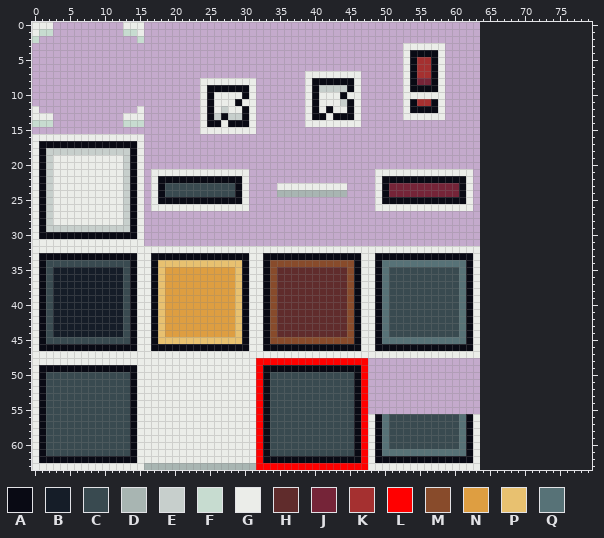
Two states of a pixel-art file, Assets/Sprites/UI.aseprite. The picture above was drawn from the file before the commit.
64x64 pixels, 1 frame. The old version is drawn lined up with the new one, on the new canvas.
Palette (. is transparent): A #090a14  B #151d28  C #394a50  D #a8b5b2  E #c7cfcc  F #c7dcd0  G #ebede9  H #602c2c  J #752438  K #a53030  L #ff0000  M #884b2b  N #de9e41  P #e8c170  Q #577277
Pixels before (only the part around the change), first column x 54:
26 GGGGGGGGG.................
27 ..........................
28 ..........................
29 ..........................
30 ..........................
31 ..........................
32 GGGGGGGGGG................
33 AAAAAAAAAG................
34 QQQQQQQQAG................
35 CCCCCCCQAG................
36 CCCCCCCQAG................
37 CCCCCCCQAG................
38 CCCCCCCQAG................
39 CCCCCCCQAG................
40 CCCCCCCQAG................
41 CCCCCCCQAG................
42 CCCCCCCQAG................
43 CCCCCCCQAG................
44 CCCCCCCQAG................
45 QQQQQQQQAG................
46 AAAAAAAAAG................
47 GGGGGGGGGG................
48 ..........................
49 ..........................
50 ..........................
51 ..........................
52 ..........................
53 ..........................
54 ..........................
55 ..........................
56 CCCCCCCQAG................
57 CCCCCCCQAG................
58 CCCCCCCQAG................
59 CCCCCCCQAG................
60 CCCCCCCQAG................
61 QQQQQQQQAG................
62 AAAAAAAAAG................
63 GGGGGGGGGG................
The same view after the edit:
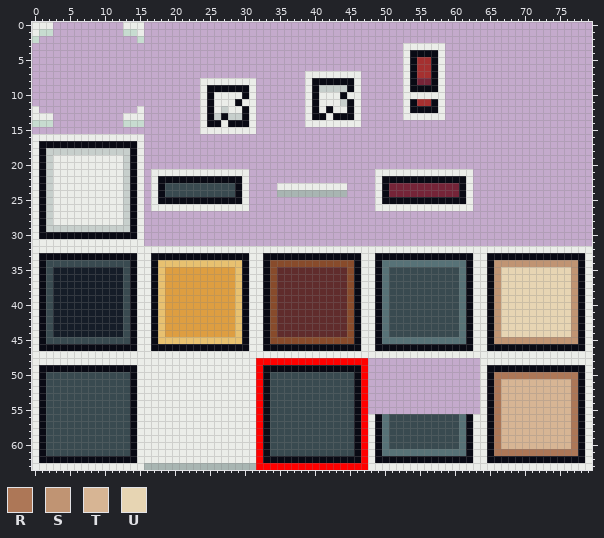
Colours new in this view: R #ad7757  S #c09473  T #d7b594  U #e7d5b3
Change:
canvas 64x64 -> 80x64
y 32: x 64..79 ................ -> GGGGGGGGGGGGGGGG
y 33: x 64..79 ................ -> GAAAAAAAAAAAAAAG
y 34: x 64..79 ................ -> GASSSSSSSSSSSSAG
y 35..44: x 64..79 ................ -> GASUUUUUUUUUUSAG
y 45: x 64..79 ................ -> GASSSSSSSSSSSSAG
y 46: x 64..79 ................ -> GAAAAAAAAAAAAAAG
y 47..48: x 64..79 ................ -> GGGGGGGGGGGGGGGG
y 49: x 64..79 ................ -> GAAAAAAAAAAAAAAG
y 50: x 64..79 ................ -> GARRRRRRRRRRRRAG
y 51..60: x 64..79 ................ -> GARTTTTTTTTTTRAG
y 61: x 64..79 ................ -> GARRRRRRRRRRRRAG
y 62: x 64..79 ................ -> GAAAAAAAAAAAAAAG
y 63: x 64..79 ................ -> GGGGGGGGGGGGGGGG
Changed places in both pictures, as pixel boxes (x1, y1, x2, y2):
added: (480, 246, 592, 470)
